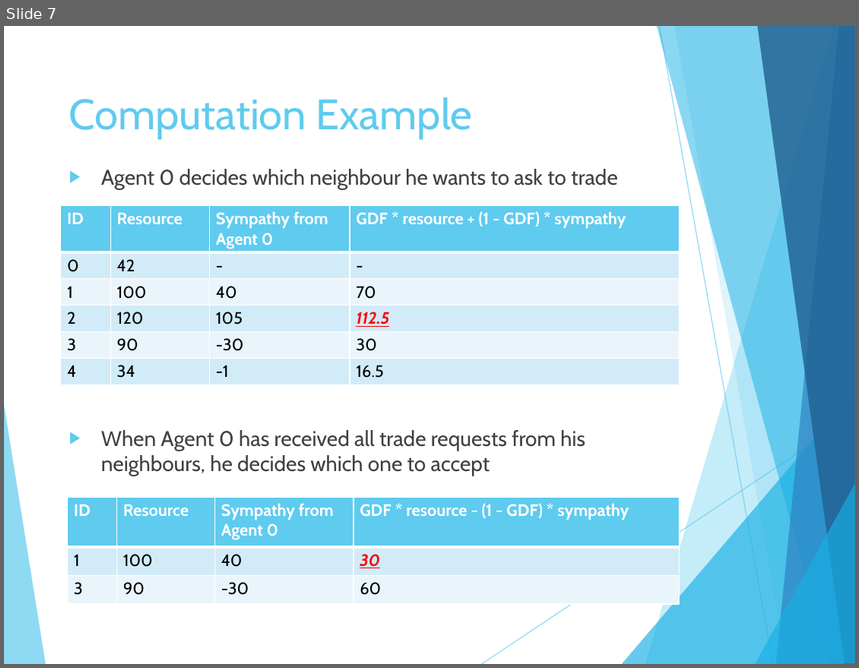
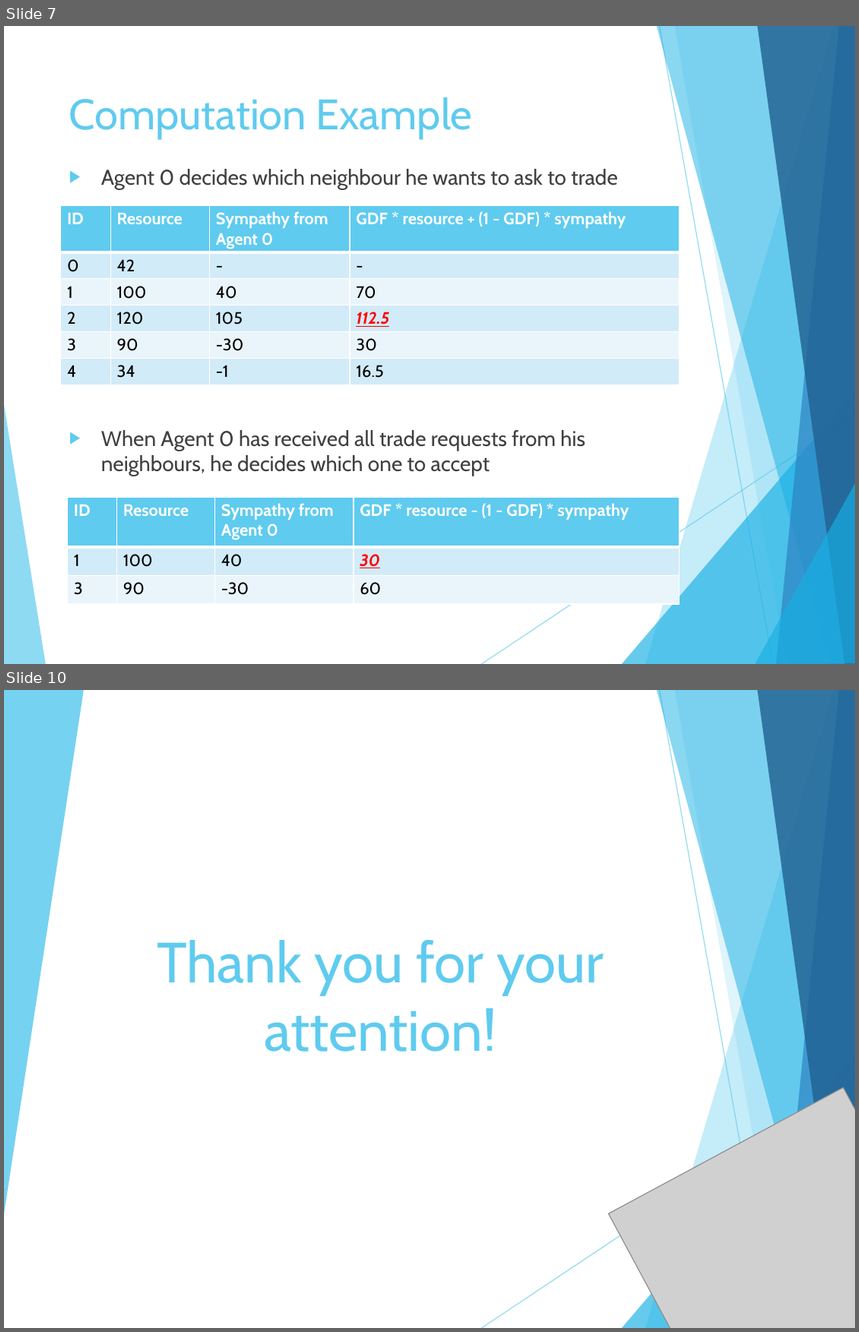
Before and after one commit to rmenta/SMABSAC, a slide deck: presentation/Final_presentation.pptx. Shown one above the other, each under a label of ours: slide 7 before the commit, slides 7 and 10 after it; the slides between them are not shown. The pictures are 859x668 and 859x1332 pixels, drawn with LibreOffice and Linux fonts; fonts in the diff are those of the drawing; grey boxes stand for pictures. Boxes give left, top, right and bottom in pixels: in the first picture for what was removed or moved away, otherwise in the second. Text is boxed around its words. In the diff, an @@ line names an element or a change of style, - is before the commit and + after.

```diff
--- a/presentation/Final_presentation.pptx
+++ b/presentation/Final_presentation.pptx
@@ slide 10 added at box(4, 690, 855, 1328), background #FFFFFF; not listed: 9 template elements that a slide beside it also shows @@
@@ freeform shape added at box(4, 690, 83, 1220), fill #5FCBEF at 85% opacity @@
@@ title added at box(157, 940, 604, 1052), 48 pt, text #5FCBEF @@
+Thank you for your attention!
@@ picture added at box(608, 1087, 855, 1328) @@
```
Also in this commit, not shown: 3 slides changed, 3 other slides added, 1 slide removed, 2 other files.
